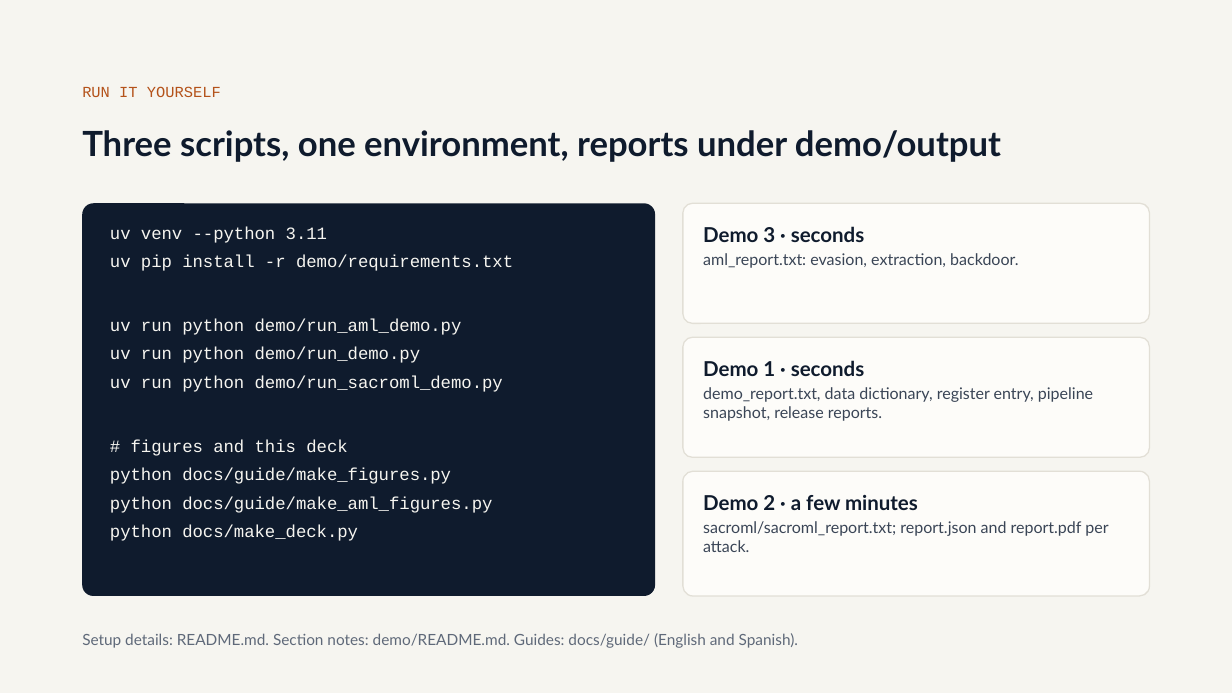
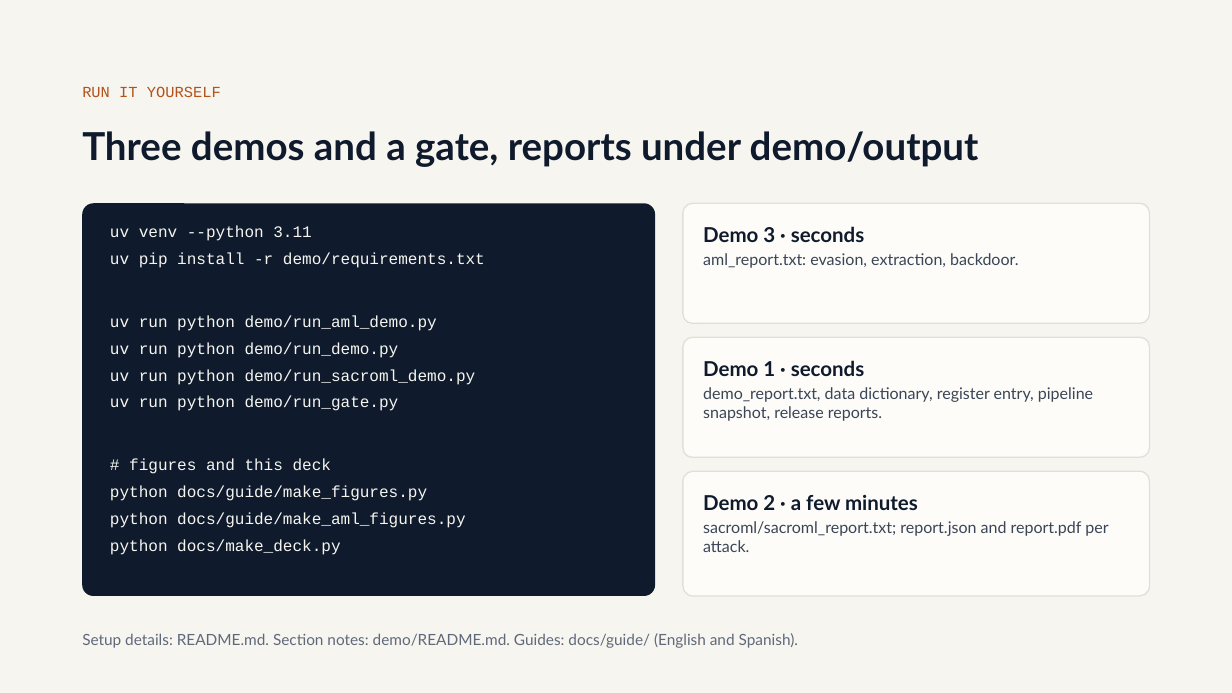
Before and after one commit to olonok69/graimatter_ML, a slide deck: slide 39 of docs/Adversarial_ML.pptx (slide 38 before the commit). Drawn at 1232x693 pixels with LibreOffice and Linux fonts; fonts in the diff are those of the drawing. Boxes give left, top, right and bottom in pixels: in the first picture for what was removed or moved away, otherwise in the second. Text is boxed around its words. In the diff, an @@ line names an element or a change of style, - is before the commit and + after.

Commit message:
Document the release gate in the README, the guides and the deck
New guide section 17 in English and Spanish (later sections renumbered),
a release-gate slide (the deck now has 40), and run instructions.

```diff
--- a/docs/Adversarial_ML.pptx
+++ b/docs/Adversarial_ML.pptx
@@ title at bbox=[82, 131, 979, 167]: text changed; size 27 to 30 pt @@
-Three scripts, one environment, reports under demo/output
+Three demos and a gate, reports under demo/output
@@ text at bbox=[110, 225, 485, 555]: size 13.5 to 12.5 pt @@
@@ text at bbox=[110, 396, 399, 411]: paragraph added @@
+uv run python demo/run_gate.py
```
Also in this commit, not shown: 1 slide added, 5 other files.
